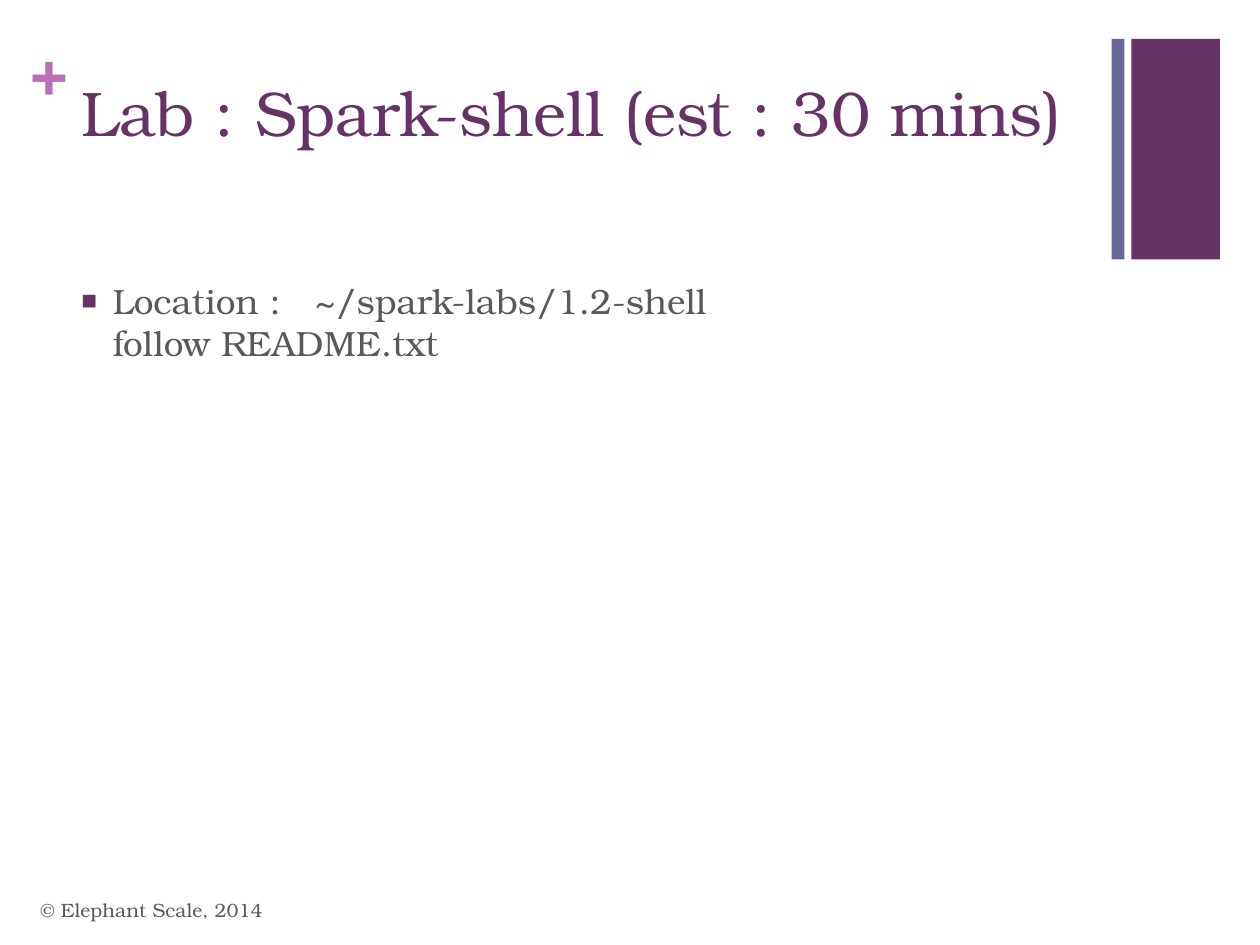
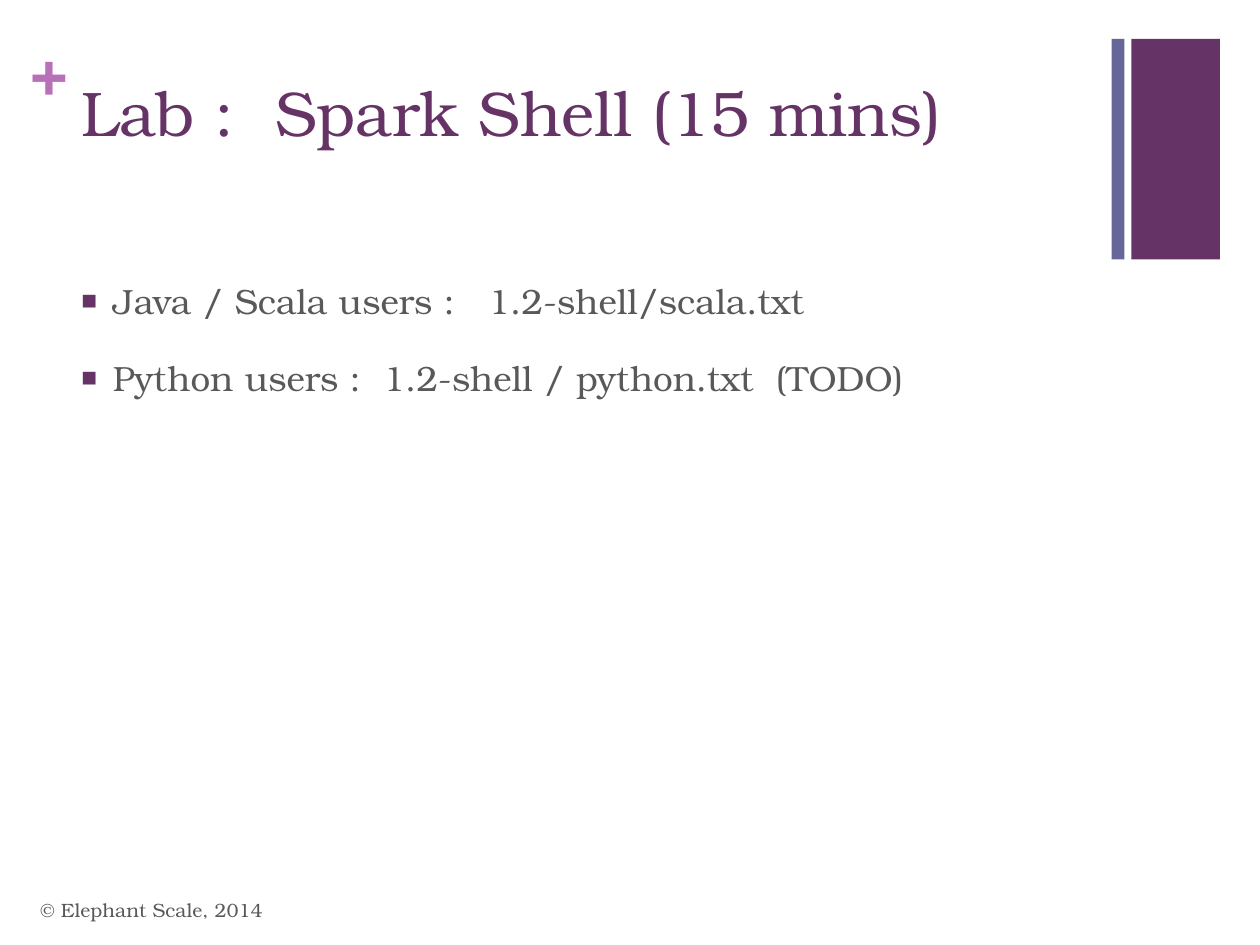
Before and after one commit to mattvinks/spark-labs, a slide deck: slide 17 of slides/02_Spark_Intro.pptx (slide 27 before the commit). Drawn at 1260x945 pixels with LibreOffice and Linux fonts; fonts in the diff are those of the drawing. Boxes give left, top, right and bottom in pixels: in the first picture for what was removed or moved away, otherwise in the second. Text is boxed around its words. In the diff, an @@ line names an element or a change of style, - is before the commit and + after.

Commit message:
spark core slides

```diff
--- a/slides/02_Spark_Intro.pptx
+++ b/slides/02_Spark_Intro.pptx
@@ title at bbox=[81, 91, 941, 151]: text changed @@
-Lab : Spark-shell (est : 30 mins)
+Lab : Spark Shell (15 mins)
@@ text at bbox=[113, 289, 903, 400]: text changed @@
-■ Location : ~/spark-labs/1.2-shell
-  follow README.txt
+■ Java / Scala users : 1.2-shell/scala.txt
+■ Python users : 1.2-shell / python.txt (TODO)
```
Also in this commit, not shown: 10 other slides changed, 19 slides added, 2 slides removed, 2 other files.
